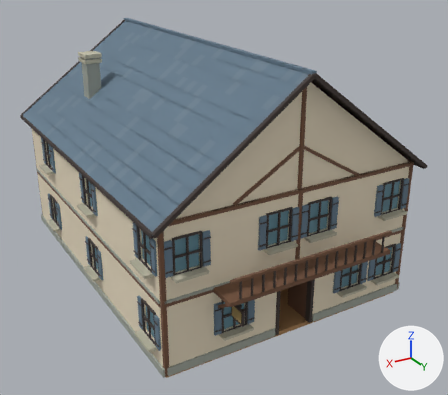
One commit to the glTF model ThreeHearthsVillage/Art/AincradLevel0/Assemblies/SM_Inn.glb: the scene before it, then after it.
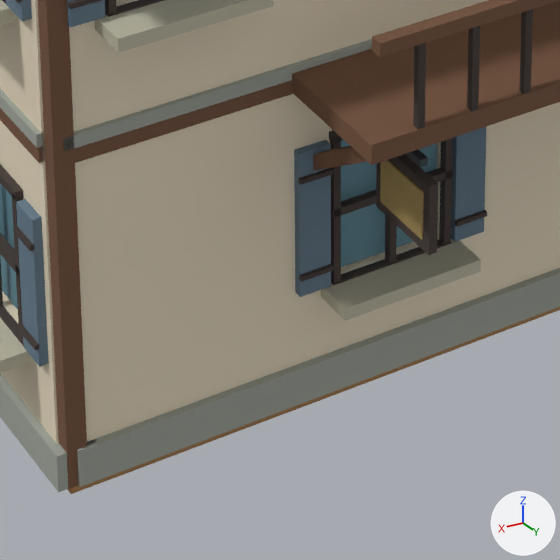
Old and new are each drawn whole from a 50 mm camera at (14.0, 25.67, 15.62) aimed at (-0.44, 1.6, 3.58) and again close up on the part from 34% to 60% of the width and 69% to 99% of the height. The lights are fixed; the arrows at lower right show +X, +Y and +Z. The first two pictures are the older version. Vertices at exactly the same position are counted once.

In view in the first close-up: 'SM_Inn'.
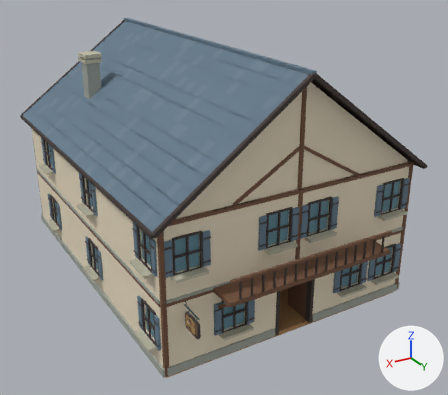
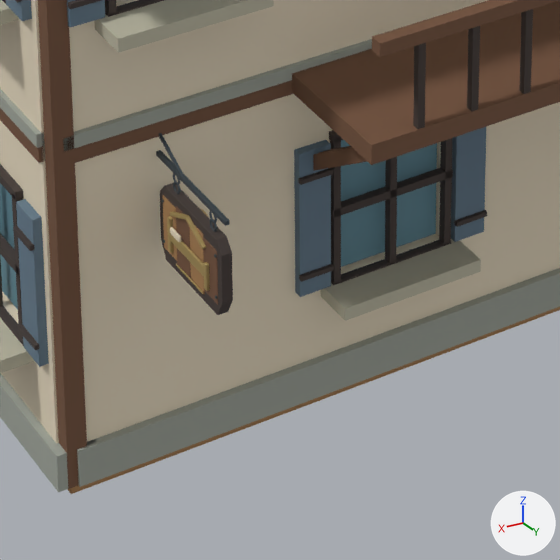
The edits, one by one:
me_sm_inn is used by ob_sm_inn; location (0.0, 0.0, 0.0).
me_sm_inn had 13526 vertices, 21918 faces and spanned x -6.5..6.5, y -8.6..9.4, z -0.2..11.1.
me_sm_inn now has 16230 vertices, 27210 faces and spans x -6.5..6.5, y -8.6..9.4, z -0.2..11.1.
me_sm_inn part 1: the loose piece of 8 vertices spanning x 3.3..3.4, y 8.0..9.2, z 2.8 is deleted.
me_sm_inn part 2: the loose piece of 8 vertices spanning x 3.3..3.4, y 8.6..9.3, z 2.0..2.7 is deleted.
me_sm_inn part 3: the loose piece of 8 vertices spanning x 3.4, y 8.6..9.3, z 2.1..2.6 is deleted.
me_sm_inn part 4: 2728 vertices added at x 5.1..5.3, y 8.0..9.2, z 2.0..3.2.

Changed parts and their boxes [x1, y1, x2, y2] in the close-ups (560 x 560 px):
part 1 of me_sm_inn, deleted
    before: [405, 149, 428, 167]
part 2 of me_sm_inn, deleted
    before: [376, 154, 438, 255]
part 3 of me_sm_inn, deleted
    before: [380, 160, 424, 240]
part 4 of me_sm_inn, added
    after: [156, 133, 233, 315]
